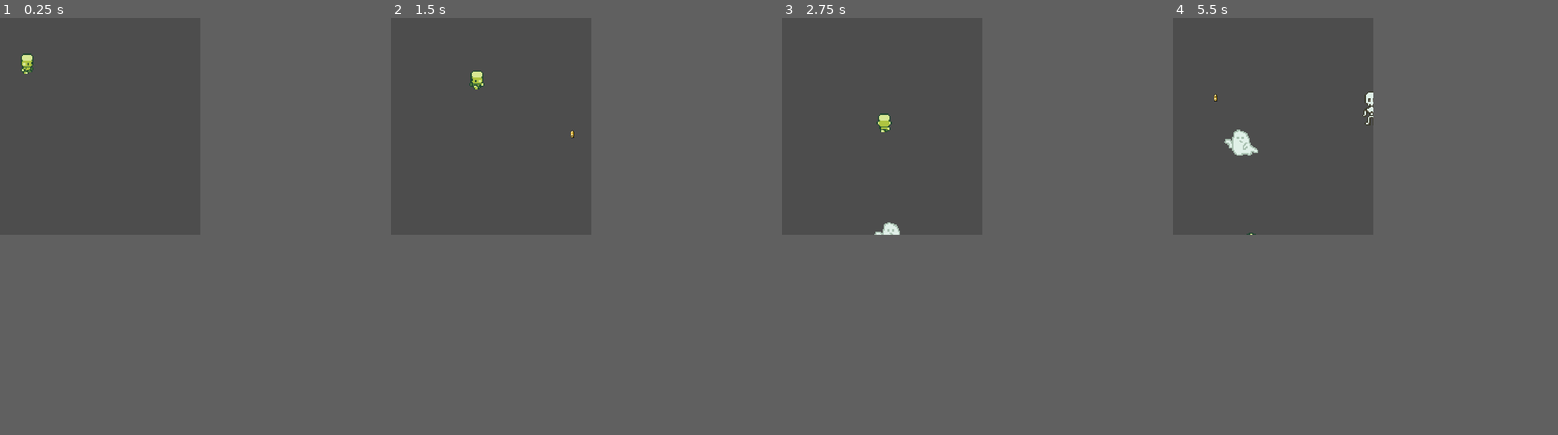
Above: before the commit, frames 1-4 (left to right).
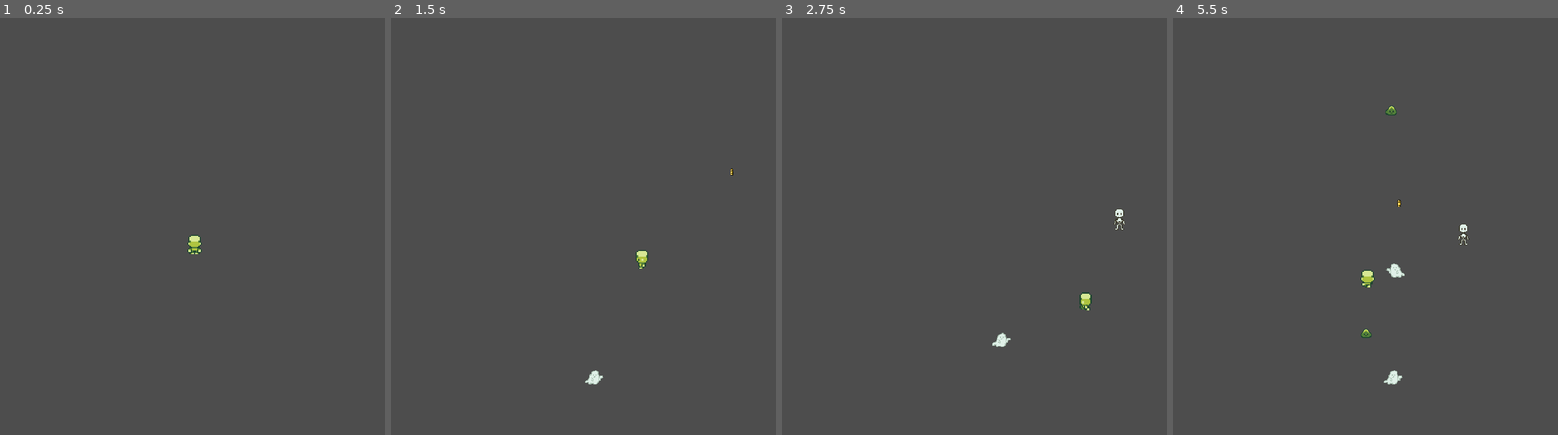
Above: after the commit, the same moments.

Repository: ZitronCrazy/circles-of-bullets
Game: Godot game, scene res://scenes/main.tscn
The game is run twice, just before and just after one commit, with the same random seed, the same clock (stepped at 60 frames per second) and the same inputs.
Inputs (mouse positions are in pixels of both pictures, inside the frame that each line leads up to):
- Up to frame 1 (0.25 s): no input
- Up to frame 2 (1.5 s): tap Enter at 0.5 s; move the mouse to (533, 113) at 0.52 s; hold D (right) 0.53-1.28 s; click (533, 113) at 0.67 s; move the mouse to (452, 138) at 1.27 s; hold S (down) from 1.28 s (still down)
- Up to frame 3 (2.75 s): move the mouse to (901, 80) at 2.02 s; release S (down) at 2.03 s; hold D (right) from 2.03 s (still down)
- Up to frame 4 (5.5 s): move the mouse to (1261, 168) at 2.77 s; release D (right) at 2.78 s; hold W (up) 2.78-3.53 s; click (1261, 168) at 2.92 s; move the mouse to (1334, 159) at 3.52 s; hold A (left) 3.53-5.03 s; move the mouse to (1211, 93) at 4.27 s; move the mouse to (1284, 126) at 5.02 s; hold S (down) from 5.03 s (still down); click (1284, 126) at 5.17 s
In our replay, the window is 384x416 before the commit and 738x800 after it. These sizes can differ from the game's own. Grey fills any space a smaller window leaves; there, only what the larger window draws over its background counts as a difference.

The runs differ from the first frame. In frame 1, 0.3% of the frame differs, in the area x 5-53%, y 8-57%; in frame 2, 0.4%; in frame 3, 0.6%; in frame 4, 1.0%, in the area x 10-78%, y 17-88%.

Commit message:
enemies can die through bullet shoot

Diff:
--- a/project.godot
+++ b/project.godot
@@ -17,8 +17,8 @@
 
 [display]
 
-window/size/viewport_width=384
-window/size/viewport_height=416
+window/size/viewport_width=768
+window/size/viewport_height=832
 window/stretch/mode="canvas_items"
 window/stretch/aspect="expand"
 
--- a/scenes/bullets/bullet.gd
+++ b/scenes/bullets/bullet.gd
@@ -18,3 +18,7 @@
 	print(body.name)
 	if body.name == "World":
 		queue_free()
+	else:
+		if body.alive:
+			body.die()
+			queue_free()
--- a/scenes/ghost.gd
+++ b/scenes/ghost.gd
@@ -10,12 +10,14 @@
 
 signal hit_player
 
+var alive : bool
 var entered : bool
 var speed : int = 100
 var direction : Vector2
 
 func _ready():
 	var screen_rect = get_viewport_rect()
+	alive = true
 	entered = false
 	# pick a direction for the entrance
 	var dist = screen_rect.get_center() - position
@@ -30,15 +32,22 @@
 		direction.y = dist.y
 
 func _physics_process(_delta):
-	if entered:
-		direction = (player.position - position)
-	direction = direction.normalized()
-	velocity = direction * speed
-	move_and_slide()
+	if alive:
+		if entered:
+			direction = (player.position - position)
+		direction = direction.normalized()
+		velocity = direction * speed
+		move_and_slide()
 
-	if velocity.x != 0:
-		$AnimatedSprite2D.flip_h = velocity.x < 0
+		if velocity.x != 0:
+			$AnimatedSprite2D.flip_h = velocity.x < 0
+	else:
+		pass
 
+func die():
+	alive = false
+	$AnimatedSprite2D.animation = "dead"
+	$Area2D/CollisionShape2D.set_deferred("disabled", true)
 
 func _on_entrance_timer_timeout() -> void:
 	entered = true
--- a/scenes/ghost.tscn
+++ b/scenes/ghost.tscn
@@ -30,7 +30,7 @@
 size = Vector2(20, 22)
 
 [node name="ghost" type="CharacterBody2D" unique_id=1164443351]
-scale = Vector2(3, 3)
+scale = Vector2(1.7, 1.7)
 collision_layer = 4
 script = ExtResource("1_bbnym")
 
--- a/scenes/player.tscn
+++ b/scenes/player.tscn
@@ -169,6 +169,7 @@
 size = Vector2(27, 48)
 
 [node name="Player" type="CharacterBody2D" unique_id=267700314]
+z_index = 1
 collision_layer = 2
 collision_mask = 17
 script = ExtResource("1_dqkch")
--- a/scenes/skeleton.gd
+++ b/scenes/skeleton.gd
@@ -10,12 +10,14 @@
 
 signal hit_player
 
+var alive : bool
 var entered : bool
 var speed : int = 50
 var direction : Vector2
 
 func _ready():
 	var screen_rect = get_viewport_rect()
+	alive = true
 	entered = false
 	# pick a direction for the entrance
 	var dist = screen_rect.get_center() - position
@@ -30,15 +32,22 @@
 		direction.y = dist.y
 
 func _physics_process(_delta):
-	if entered:
-		direction = (player.position - position)
-	direction = direction.normalized()
-	velocity = direction * speed
-	move_and_slide()
+	if alive:
+		if entered:
+			direction = (player.position - position)
+		direction = direction.normalized()
+		velocity = direction * speed
+		move_and_slide()
 
-	if velocity.x != 0:
-		$AnimatedSprite2D.flip_h = velocity.x < 0
+		if velocity.x != 0:
+			$AnimatedSprite2D.flip_h = velocity.x < 0
+	else:
+		pass
 
+func die():
+	alive = false
+	$AnimatedSprite2D.animation = "dead"
+	$Area2D/CollisionShape2D.set_deferred("disabled", true)
 
 func _on_entrance_timer_timeout() -> void:
 	entered = true
--- a/scenes/skeleton.tscn
+++ b/scenes/skeleton.tscn
@@ -30,7 +30,7 @@
 size = Vector2(12, 29)
 
 [node name="skeleton" type="CharacterBody2D" unique_id=1088614861]
-scale = Vector2(3, 3)
+scale = Vector2(2, 2)
 collision_layer = 4
 script = ExtResource("1_ivqcw")
 
--- a/scenes/slime.gd
+++ b/scenes/slime.gd
@@ -10,12 +10,14 @@
 
 signal hit_player
 
+var alive : bool
 var entered : bool
 var speed : int = 70
 var direction : Vector2
 
 func _ready():
 	var screen_rect = get_viewport_rect()
+	alive = true
 	entered = false
 	# pick a direction for the entrance
 	var dist = screen_rect.get_center() - position
@@ -30,15 +32,22 @@
 		direction.y = dist.y
 
 func _physics_process(_delta):
-	if entered:
-		direction = (player.position - position)
-	direction = direction.normalized()
-	velocity = direction * speed
-	move_and_slide()
+	if alive:
+		if entered:
+			direction = (player.position - position)
+		direction = direction.normalized()
+		velocity = direction * speed
+		move_and_slide()
 
-	if velocity.x != 0:
-		$AnimatedSprite2D.flip_h = velocity.x < 0
+		if velocity.x != 0:
+			$AnimatedSprite2D.flip_h = velocity.x < 0
+	else:
+		pass
 
+func die():
+	alive = false
+	$AnimatedSprite2D.animation = "dead"
+	$Area2D/CollisionShape2D.set_deferred("disabled", true)
 
 func _on_entrance_timer_timeout() -> void:
 	entered = true
--- a/scenes/slime.tscn
+++ b/scenes/slime.tscn
@@ -30,7 +30,7 @@
 size = Vector2(20, 17)
 
 [node name="slime" type="CharacterBody2D" unique_id=1831252331]
-scale = Vector2(3, 3)
+scale = Vector2(1.5, 1.5)
 collision_layer = 4
 script = ExtResource("1_n6pvg")
 
